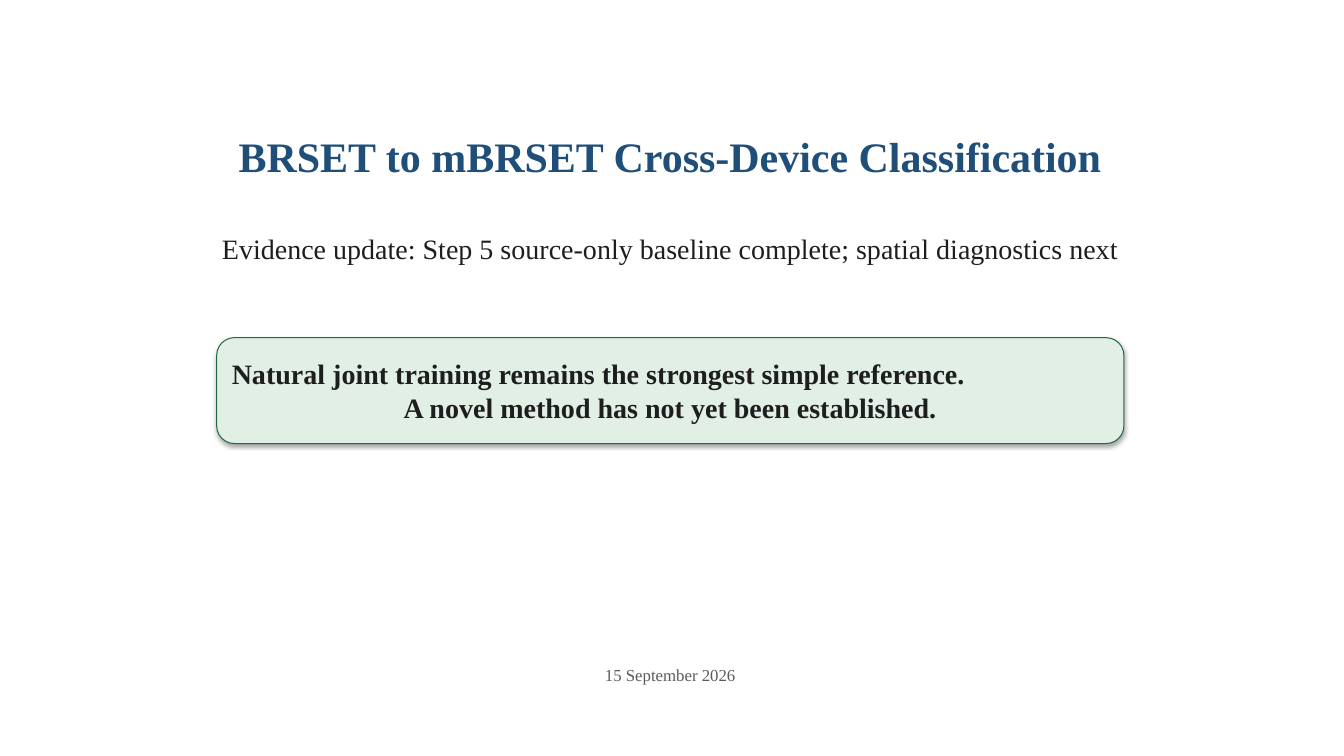
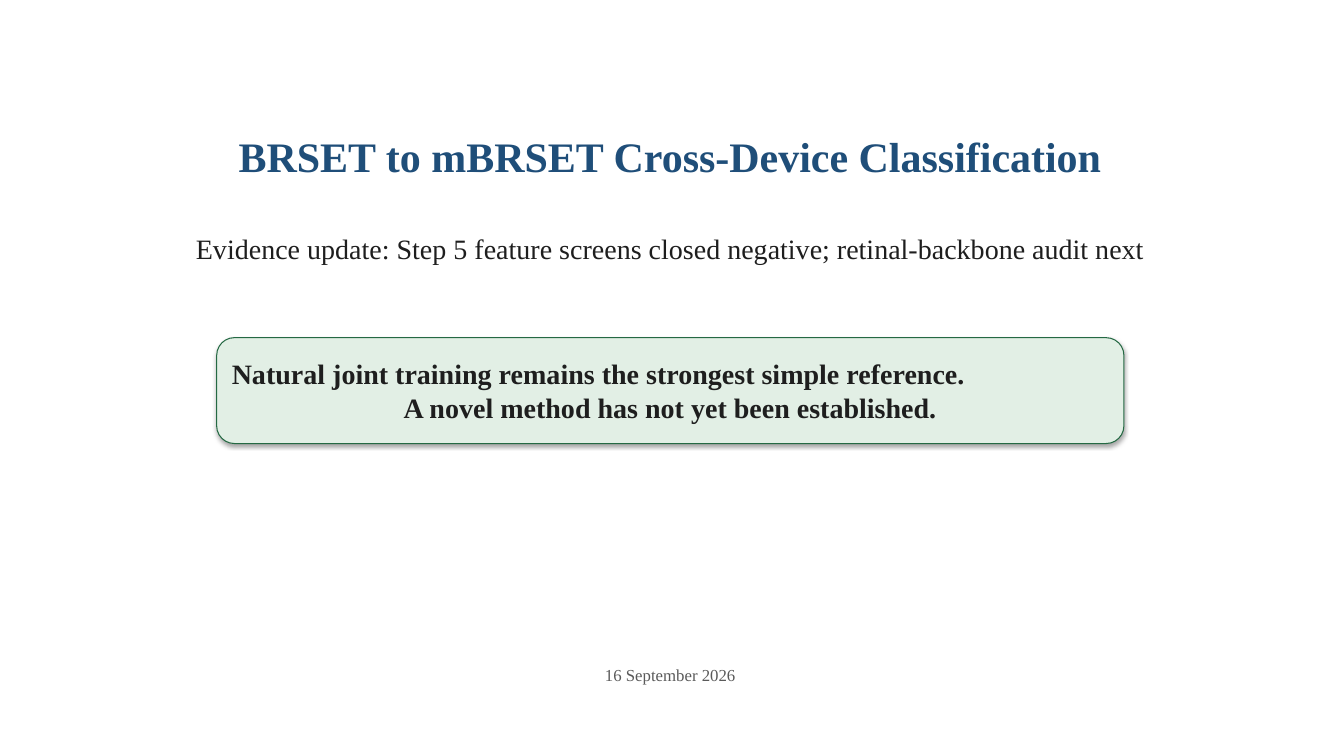
Before and after one commit to Sahith59/brset-convnextv2, a slide deck: slide 1 of research/codex/reports/BRSET_mBRSET_Research_Update.pptx. Drawn at 1344x756 pixels with LibreOffice and Linux fonts; fonts in the diff are those of the drawing. Boxes give left, top, right and bottom in pixels: in the first picture for what was removed or moved away, otherwise in the second. Text is boxed around its words. In the diff, an @@ line names an element or a change of style, - is before the commit and + after.

Commit message:
Close Step 5 diagnostics and launch matched RETFound

```diff
--- a/research/codex/reports/BRSET_mBRSET_Research_Update.pptx
+++ b/research/codex/reports/BRSET_mBRSET_Research_Update.pptx
@@ text at box(196, 239, 1143, 265): text changed @@
-Evidence update: Step 5 source-only baseline complete; spatial diagnostics next
+Evidence update: Step 5 feature screens closed negative; retinal-backbone audit next
@@ text at box(605, 669, 736, 685): text changed @@
-15 September 2026
+16 September 2026
```
Also in this commit, not shown: 1 other slide changed, 58 other files.
